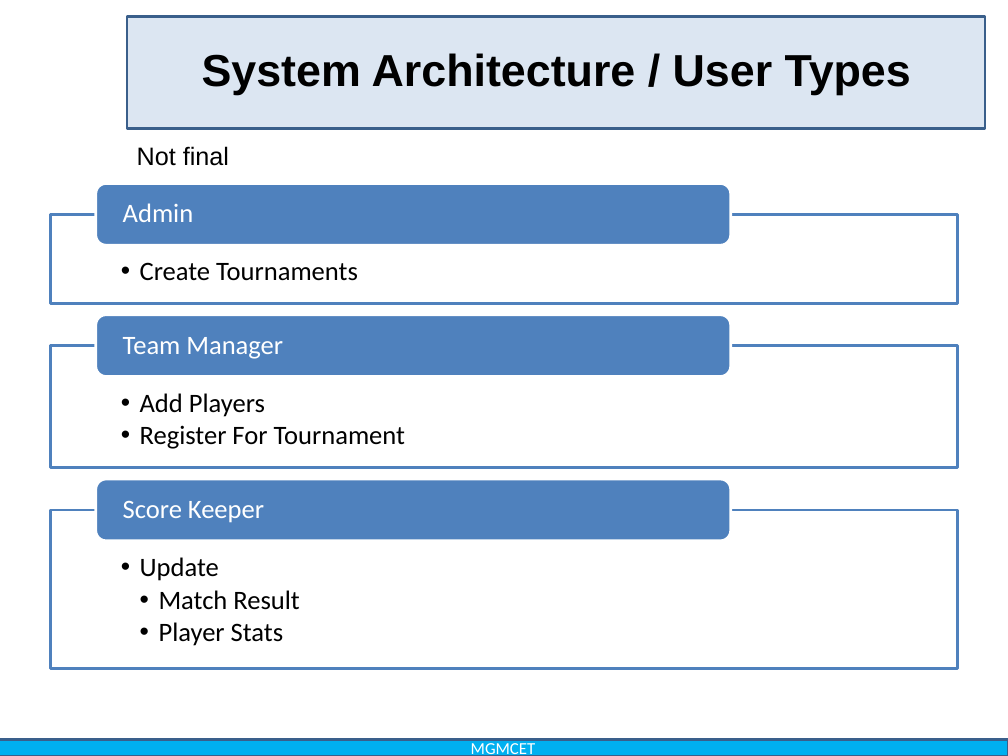
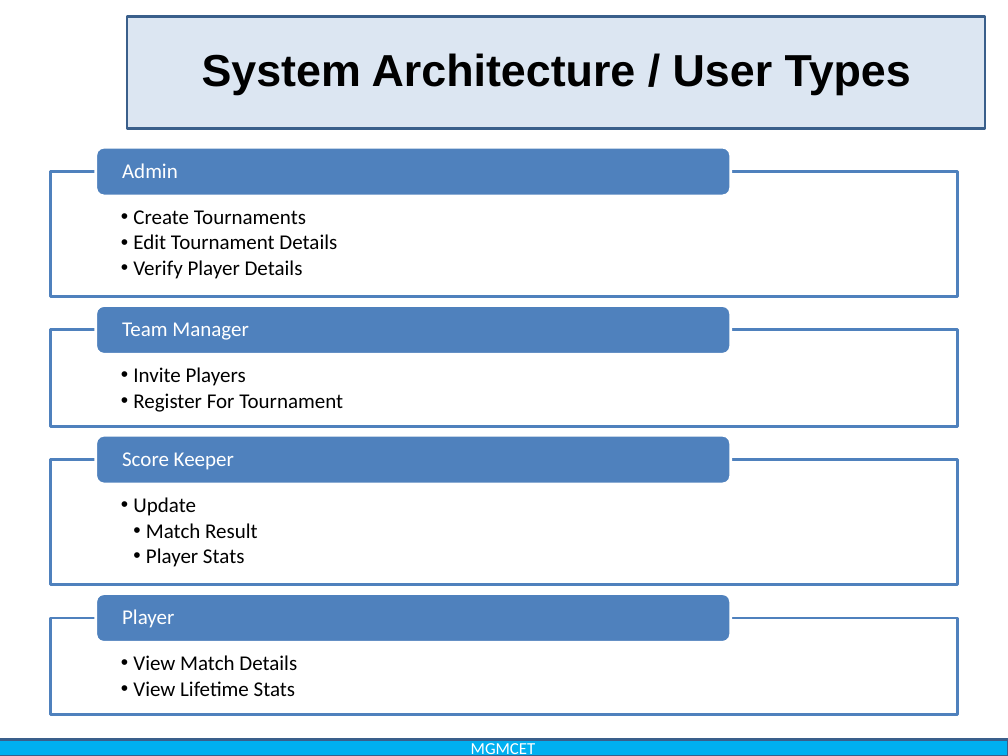
Before and after one commit to pawarherschel/college-project-docs, a slide deck: slide 7 of G3_36,39,28,09.pptx. Drawn at 1008x756 pixels with LibreOffice and Linux fonts; fonts in the diff are those of the drawing; background and template pictures are left out. Boxes give left, top, right and bottom in pixels: in the first picture for what was removed or moved away, otherwise in the second. Text is boxed around its words. In the diff, an @@ line names an element or a change of style, - is before the commit and + after.

```diff
--- a/G3_36,39,28,09.pptx
+++ b/G3_36,39,28,09.pptx
@@ rounded rectangle: place and size @@
-rounded rectangle at [96, 183, 731, 245]
+rounded rectangle at [96, 147, 731, 196]
@@ text "Admin": place and size @@
-text "Admin" at [123, 203, 194, 222]
+text "Admin" at [122, 163, 178, 178]
@@ text removed at [137, 146, 229, 166] @@
-Not final
@@ rectangle: place and size @@
-rectangle at [50, 215, 958, 303]
+rectangle at [50, 171, 958, 296]
@@ text "Create Tournaments": place and size @@
-text "Create Tournaments" at [140, 262, 358, 281]
+text "Create Tournaments" at [133, 210, 337, 279]
@@ text at [133, 234, 337, 279]: paragraphs added @@
+  • Edit Tournament Details
+  • Verify Player Details
@@ text at [133, 210, 306, 224]: size 19 to 15 pt in "Create Tournaments"; indent changed @@
@@ rounded rectangle: place and size @@
-rounded rectangle at [96, 314, 731, 376]
+rounded rectangle at [96, 305, 731, 354]
@@ text "Team Manager": place and size @@
-text "Team Manager" at [123, 337, 283, 359]
+text "Team Manager" at [122, 322, 249, 340]
@@ text "Invite Players": place and size @@
-text "Invite Players" at [140, 393, 405, 449]
+text "Invite Players" at [133, 367, 343, 412]
@@ rectangle: place and size @@
-rectangle at [50, 346, 958, 468]
+rectangle at [50, 330, 958, 426]
@@ text at [133, 367, 246, 386]: text changed; size 19 to 15 pt @@
-  • Add Players
+  • Invite Players
@@ text at [133, 393, 343, 412]: size 19 to 15 pt in "Register For Tournament"; indent changed @@
@@ rounded rectangle: place and size @@
-rounded rectangle at [96, 479, 731, 540]
+rounded rectangle at [96, 435, 731, 484]
@@ size 19 to 15 pt; less space between paragraphs in 3 elements at [122, 322, 249, 340], [122, 163, 178, 178], [122, 452, 234, 470] @@
@@ text "Score Keeper": place and size @@
-text "Score Keeper" at [123, 501, 264, 523]
+text "Score Keeper" at [122, 452, 234, 470]
@@ text "Update": place and size @@
-text "Update" at [140, 557, 299, 646]
+text "Update" at [133, 497, 258, 567]
@@ text "Update" at [133, 497, 258, 567]: size 19 to 15 pt; indent changed @@
@@ rectangle: place and size @@
-rectangle at [50, 510, 958, 668]
+rectangle at [50, 460, 958, 585]
@@ group added at [50, 594, 958, 715]: 2 texts, 1 rectangle, 1 rounded rectangle @@
+  • View Match Details
+  • View Lifetime Stats
+Player
```
Also in this commit, not shown: 7 other slides changed, 2 slides added, 17 other files.
